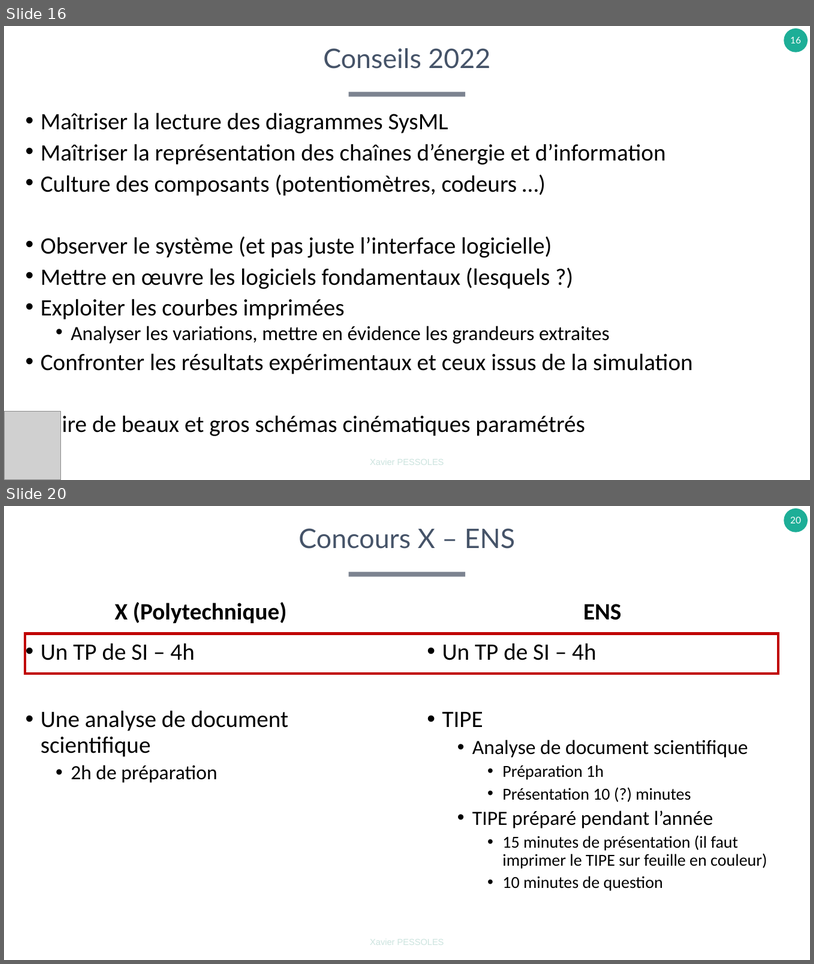
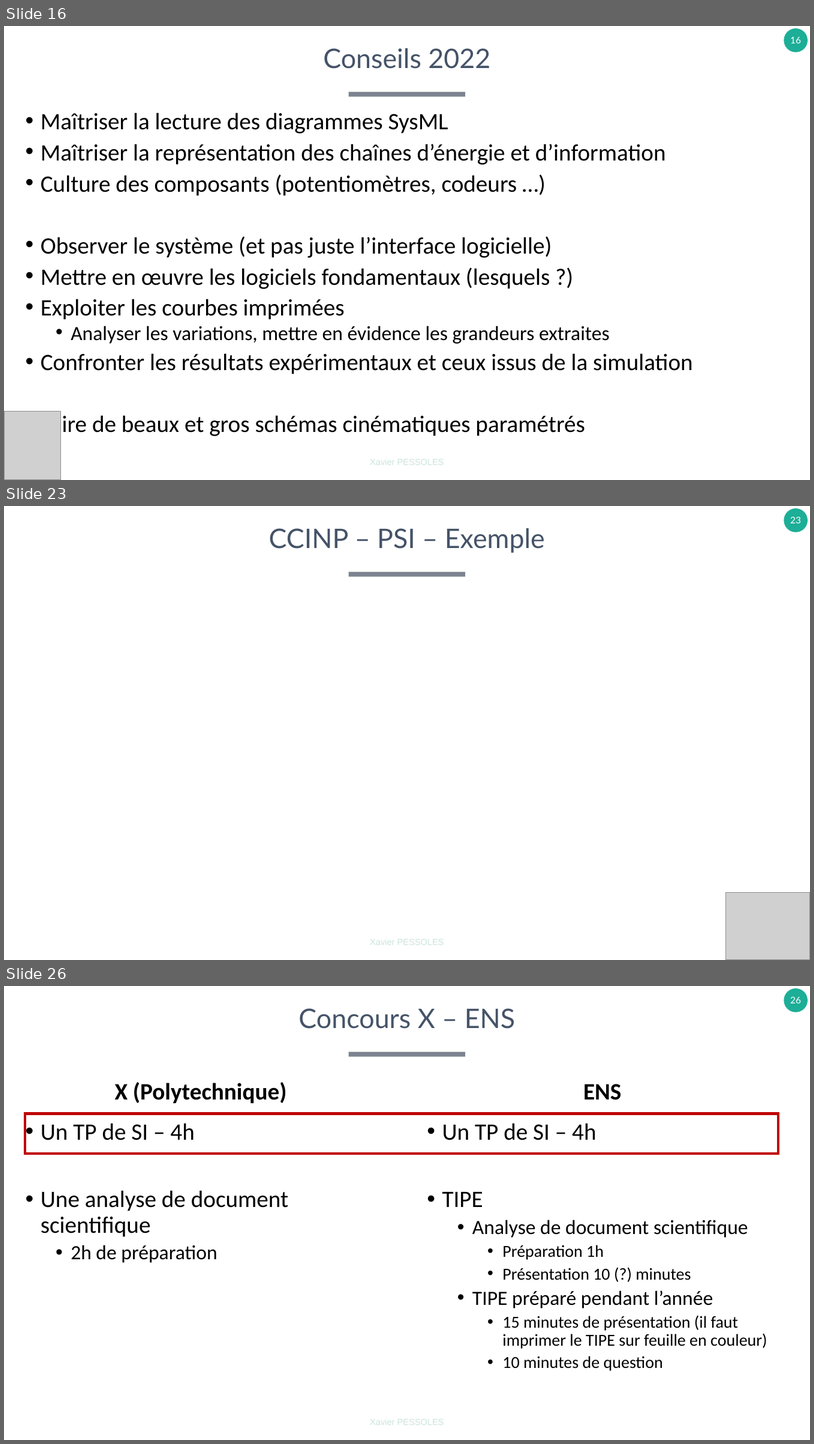
Before and after one commit to xpessoles/TP_Concours, a slide deck: A_Organisation/EpreuvesOralesCPGE.pptx. Shown one above the other, each under a label of ours: slides 16 and 20 before the commit, slides 16, 23 and 26 after it; the slides between them are not shown. The pictures are 814x964 and 814x1444 pixels, drawn with LibreOffice and Linux fonts; fonts in the diff are those of the drawing; grey boxes stand for pictures. Boxes give left, top, right and bottom in pixels: in the first picture for what was removed or moved away, otherwise in the second. Text is boxed around its words. In the diff, an @@ line names an element or a change of style, - is before the commit and + after.

```diff
--- a/A_Organisation/EpreuvesOralesCPGE.pptx
+++ b/A_Organisation/EpreuvesOralesCPGE.pptx
@@ slide 23 added at box(4, 506, 810, 960), background #FFFFFF; not listed: 2 template elements that a slide beside it also shows @@
@@ title added at box(269, 528, 545, 553), 32 pt, text #455368 @@
+CCINP – PSI – Exemple
@@ picture added at box(726, 892, 810, 960) @@
@@ what was slide 20 is now slide 26 @@
@@ page number at box(791, 997, 801, 1003): text changed @@
-20
+26
```
Also in this commit, not shown: 3 slides changed, 5 other slides added.
